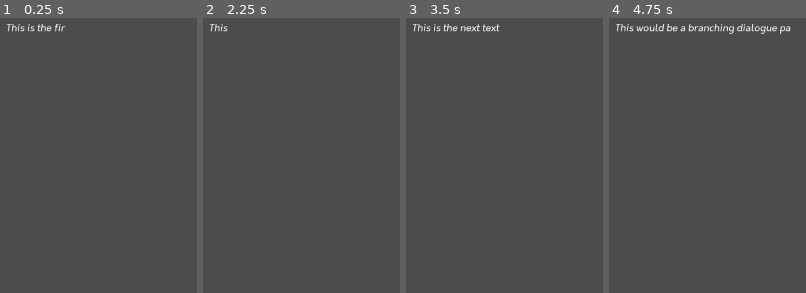
Above: before the commit, frames 1-4 (left to right).
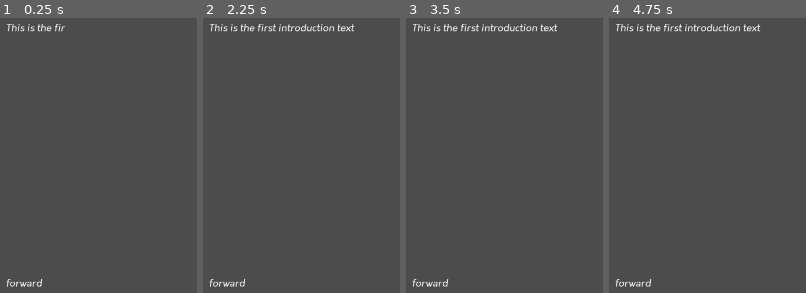
Above: after the commit, the same moments.

Repository: SkyeActsOut/2DRPG_v2
Game: Godot game, scene res://Game.tscn
Same seed, same stepped clock (60 frames per second), same inputs: the game is played once before the commit and once after it.
Inputs (mouse positions are in pixels of both pictures, inside the frame that each line leads up to):
- Up to frame 1 (0.25 s): no input
- Up to frame 2 (2.25 s): tap Enter at 0.5, 2 s; move the mouse to (outside the picture) at 0.52 s; click (outside the picture) at 0.6 s; tap Space at 1.25 s; move the mouse to (outside the picture) at 1.27 s; click (outside the picture) at 1.35 s; move the mouse to (outside the picture) at 2.02 s; click (outside the picture) at 2.1 s
- Up to frame 3 (3.5 s): tap Space at 2.75 s; move the mouse to (outside the picture) at 2.77 s; click (outside the picture) at 2.85 s
- Up to frame 4 (4.75 s): tap Enter at 3.5 s; move the mouse to (outside the picture) at 3.52 s; click (outside the picture) at 3.6 s; tap Space at 4.25 s; move the mouse to (750, 155) at 4.27 s; click (750, 155) at 4.35 s

The runs differ from the first frame. In frame 1, 0.2% of the frame differs, in the area x 3-22%, y 94-98%; in frame 2, 1.1%; in frame 3, 0.9%; in frame 4, 1.5%, in the area x 3-93%, y 2-98%.

Commit message:
Dialogue Functionality
- Added options & functionality to options for dialogue

Diff:
--- a/Game.tscn
+++ b/Game.tscn
@@ -43,7 +43,7 @@
 [node name="GameTextContainer" type="MarginContainer" parent="MainField/HBox/VBox"]
 margin_top = 58.0
 margin_right = 1754.0
-margin_bottom = 972.0
+margin_bottom = 664.0
 size_flags_horizontal = 3
 size_flags_vertical = 3
 __meta__ = {
@@ -52,7 +52,7 @@
 
 [node name="GameText" type="Label" parent="MainField/HBox/VBox/GameTextContainer"]
 margin_right = 1754.0
-margin_bottom = 914.0
+margin_bottom = 606.0
 size_flags_horizontal = 3
 size_flags_vertical = 3
 custom_fonts/font = ExtResource( 1 )
@@ -60,6 +60,17 @@
 autowrap = true
 clip_text = true
 script = ExtResource( 2 )
+
+[node name="OptionsContainer" type="MarginContainer" parent="MainField/HBox/VBox"]
+margin_top = 672.0
+margin_right = 1754.0
+margin_bottom = 972.0
+
+[node name="VBox" type="VBoxContainer" parent="MainField/HBox/VBox/OptionsContainer"]
+margin_right = 1754.0
+margin_bottom = 300.0
+rect_min_size = Vector2( 0, 300 )
+size_flags_horizontal = 3
 
 [node name="BottomMargin" type="MarginContainer" parent="MainField/HBox/VBox"]
 margin_top = 980.0
--- /dev/null
+++ b/Scenes/Option.tscn
@@ -0,0 +1,20 @@
+[gd_scene load_steps=3 format=2]
+
+[ext_resource path="res://Assets/Dnynamic_Font/Cello-Sans-Italic.tres" type="DynamicFont" id=1]
+[ext_resource path="res://Scripts/Option.gd" type="Script" id=2]
+
+[node name="Container" type="MarginContainer"]
+margin_right = 40.0
+margin_bottom = 40.0
+script = ExtResource( 2 )
+__meta__ = {
+"_edit_use_anchors_": false
+}
+
+[node name="Text" type="Label" parent="."]
+margin_top = 5.0
+margin_right = 179.0
+margin_bottom = 35.0
+custom_fonts/font = ExtResource( 1 )
+text = "This is an option"
+[connection signal="gui_input" from="." to="." method="_on_Container_gui_input"]
--- a/Scripts/GameText.gd
+++ b/Scripts/GameText.gd
@@ -14,6 +14,8 @@
 var currScript;
 var currLine;
 
+var Option = preload ("res://Scenes/Option.tscn")
+
 # Called when the node enters the scene tree for the first time.
 func _ready():
 	Levels = list_files_in_directory("res://Dialogue/")
@@ -21,6 +23,7 @@
 	currScript = load_script(str("res://Dialogue/", Levels[currLevelNum], "/", currLevel[currScriptNum]))
 	print (currScript)
 	currLine = "."
+	SetOptions ()
 
 # Called every frame. 'delta' is the elapsed time since the previous frame.
 func _process(delta):
@@ -33,17 +36,48 @@
 		displayIndex+=1
 	get_parent().get_node("GameText").set_text (s.substr(0, displayIndex))
 
-	# GET RID OF LATER; JUST AUTOSCROLLS UNTIL IT BREAKS
-	if (displayIndex + 1 == s.length()):
-		NextLine()
+# Creates the options nodes
+func SetOptions ():
+	var options_text = currScript.get(currLine)[1]
+	var options = options_text.substr(1, options_text.length()-2).split('|') # Options array for all the individual options
+	var i = 1
+	if (options.size() > 1):
+		for option in options:
+			var option_node = Option.instance()
+			option_node.option_text = option
+			option_node.lead = i
+			$'../../OptionsContainer/VBox'.add_child(option_node);
+			i+=1
+	else:
+		var option_node = Option.instance()
+		option_node.option_text = options[0]
+		$'../../OptionsContainer/VBox'.add_child(option_node);
 
-func NextLine ():
-	yield(get_tree().create_timer(1.625), "timeout")
-	currLine += "."
+# Clears all the nodes in the options
+func ClearOptions ():
+	for node in $'../../OptionsContainer/VBox'.get_children():
+		 $'../../OptionsContainer/VBox'.remove_child(node)
+
+# Goes to the next line based of the lead
+func NextLine (lead):
+	currLine += str(lead)
 	displayIndex = 0;
 	elapsedTime = 0;
+	ClearOptions()
+	SetOptions()
+	yield(get_tree().create_timer(1), "timeout")
+
+# Jumps to a specific line
+func JumpLine (jump):
+	currLine = jump
+	displayIndex = 0;
+	elapsedTime = 0;
+	ClearOptions()
+	SetOptions()
+	yield(get_tree().create_timer(1), "timeout")
 
 # https://godotengine.org/qa/5175/how-to-get-all-the-files-inside-a-folder
+# Loads all of the dialogues in the /Dialogue folder
 func list_files_in_directory(path):
 	var files = []
 	var dir = Directory.new()
@@ -70,9 +104,9 @@
 	f.open(file, File.READ)
 	while not f.eof_reached(): # iterate through all lines until the end of file is reached
 		var line = f.get_line() # a string for the indivudual line
-		var splitLine = line.split(' ')
+		var splitLine = StripTab(line).split(' ')
 		var addr = splitLine[0]
-		var text = line.split(' ')
+		var text = StripTab(line).split(' ')
 		text.remove(0) # Removes the address
 		text.remove(text.size() - 1) # Removes the options
 		text = text.join(' ')
@@ -80,3 +114,8 @@
 		script[addr] = [text, options]
 	f.close()
 	return script
+
+# Strips the tabs from the start of a line of dialogue
+func StripTab (s):
+#	return s
+	return s.substr (s.find("."))
--- /dev/null
+++ b/Scripts/Option.gd
@@ -0,0 +1,20 @@
+extends MarginContainer
+
+var option_text = ""
+var lead = "."
+var jump = ""
+
+# Called when the node enters the scene tree for the first time.
+func _ready():
+	var args = option_text.split ("(")
+	get_child(0).set_text (args[0])
+	if (args.size() > 1):
+		jump = args[1].substr(0, args[1].length()-2)
+	print (str (option_text, " | ", lead))
+
+func _on_Container_gui_input(event):
+	if (Input.is_action_just_pressed("left click")):
+		if (jump.length() > 0):
+			$"../../../GameTextContainer/GameText".JumpLine(jump)
+		else:
+			$"../../../GameTextContainer/GameText".NextLine(lead)
--- a/project.godot
+++ b/project.godot
@@ -28,3 +28,11 @@
 [gui]
 
 theme/use_hidpi=true
+
+[input]
+
+"left click"={
+"deadzone": 0.5,
+"events": [ Object(InputEventMouseButton,"resource_local_to_scene":false,"resource_name":"","device":0,"alt":false,"shift":false,"control":false,"meta":false,"command":false,"button_mask":0,"position":Vector2( 0, 0 ),"global_position":Vector2( 0, 0 ),"factor":1.0,"button_index":1,"pressed":false,"doubleclick":false,"script":null)
+ ]
+}
